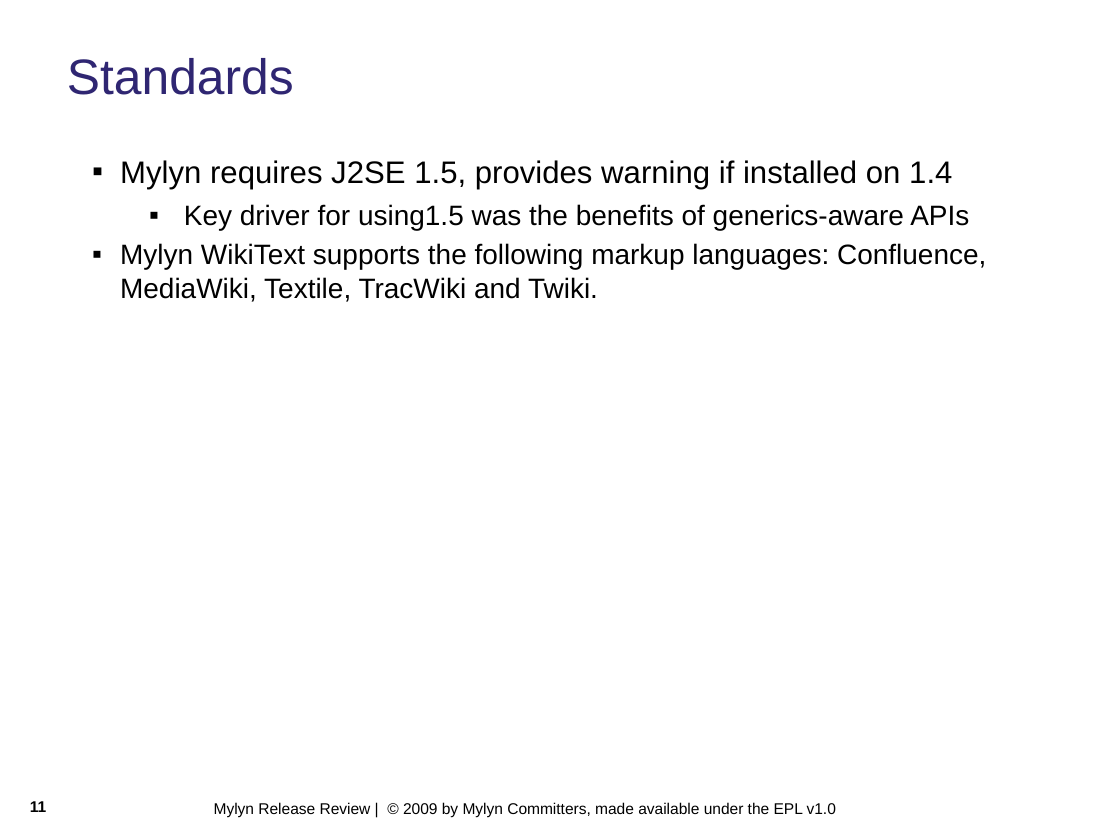
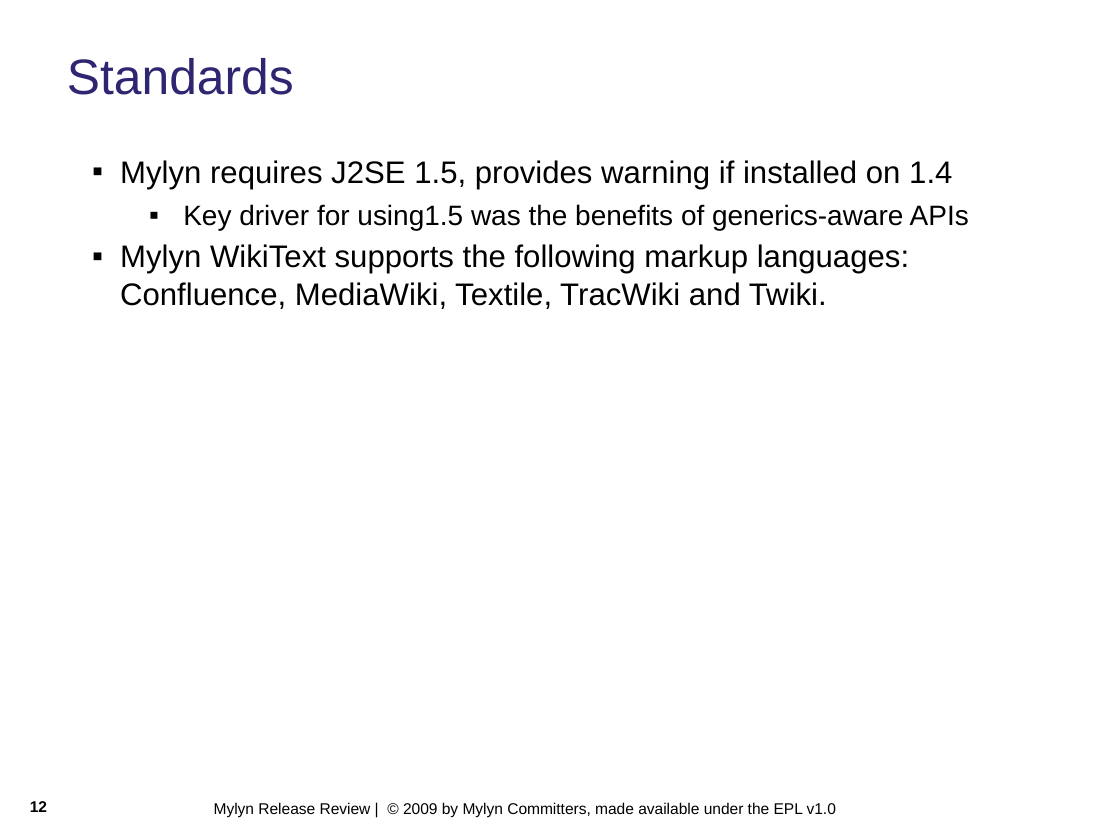
Before and after one commit to eclipse-mylyn/mylyn-website, a slide deck: slide 12 of publications/2009-03-mylyn-3.1-release-review.ppt (slide 11 before the commit). Drawn at 1120x840 pixels with LibreOffice and Linux fonts; fonts in the diff are those of the drawing; background and template pictures are left out. Boxes give left, top, right and bottom in pixels: in the first picture for what was removed or moved away, otherwise in the second. Text is boxed around its words. In the diff, an @@ line names an element or a change of style, - is before the commit and + after.

Commit message:
NEW - bug 263860: prepare Mylyn 3.1 release review https://bugs.eclipse.org/bugs/show_bug.cgi?id=263860

```diff
--- a/publications/2009-03-mylyn-3.1-release-review.ppt
+++ b/publications/2009-03-mylyn-3.1-release-review.ppt
@@ text "Mylyn requires J2SE 1.5, provides ..." at [120, 160, 969, 309]: size 18 to 20 pt in "Mylyn WikiText supports the following markup languages: ..."; indent changed @@
@@ page number at [30, 801, 47, 812]: text changed @@
-11
+12
```
Also in this commit, not shown: 13 other slides changed, 3 slides added, 1 slide removed.
